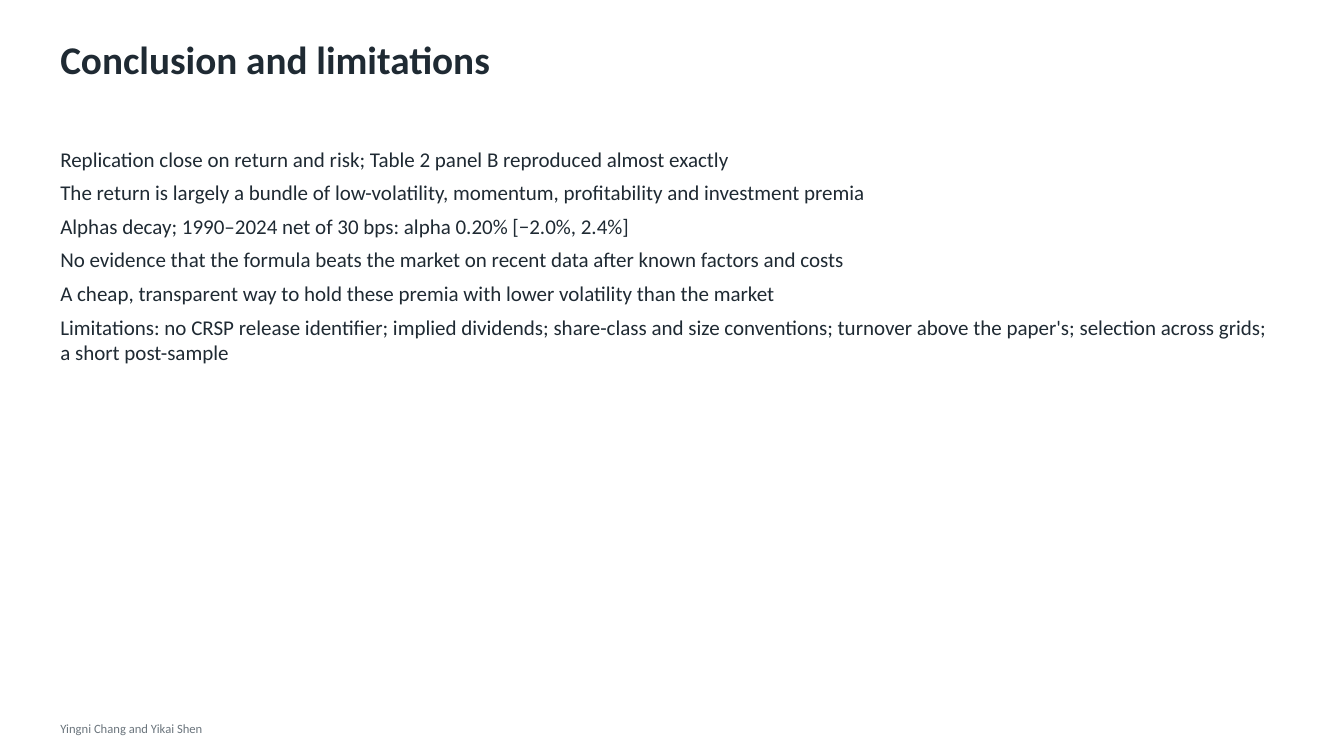
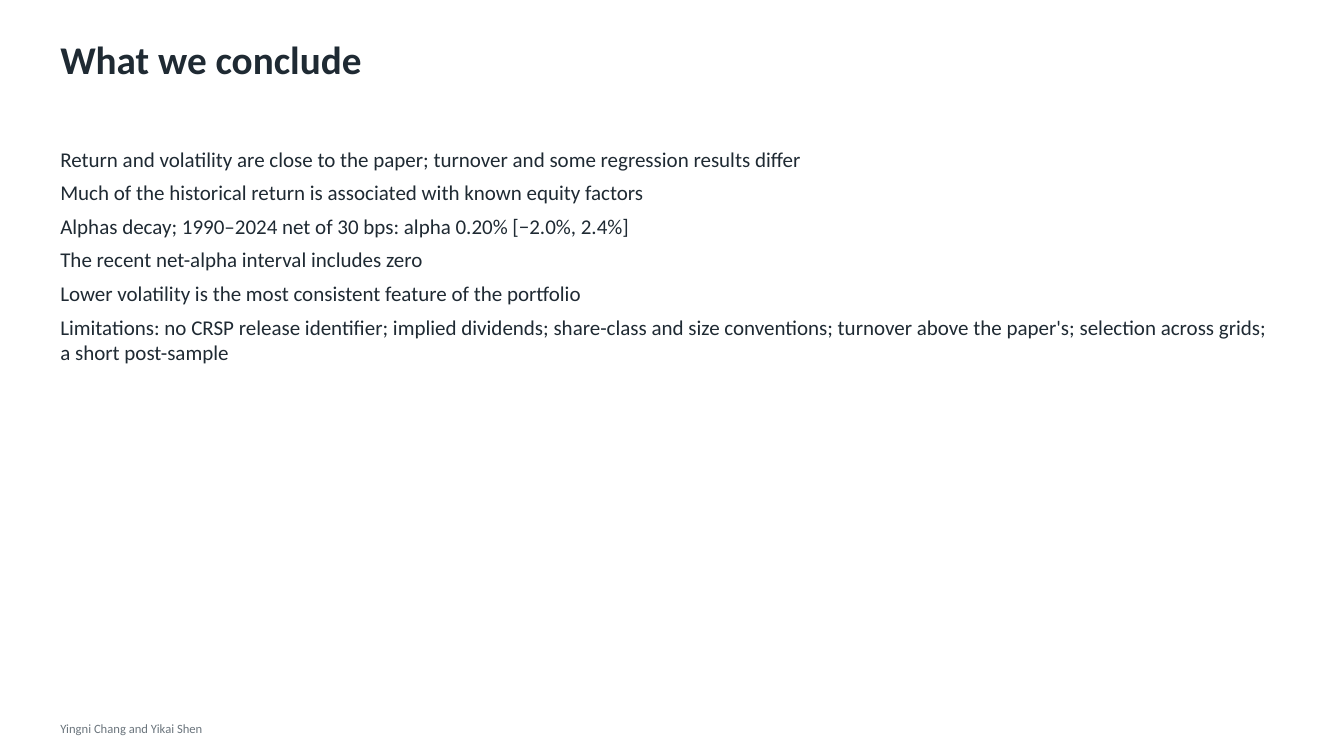
Before and after one commit to yingnichang/MTH9897, a slide deck: slide 17 of Final/presentation/conservative_formula.pptx. Drawn at 1344x756 pixels with LibreOffice and Linux fonts; fonts in the diff are those of the drawing. Boxes give left, top, right and bottom in pixels: in the first picture for what was removed or moved away, otherwise in the second. Text is boxed around its words. In the diff, an @@ line names an element or a change of style, - is before the commit and + after.

```diff
--- a/Final/presentation/conservative_formula.pptx
+++ b/Final/presentation/conservative_formula.pptx
@@ text at bbox=[60, 46, 362, 75]: text changed @@
-Conclusion and limitations
+What we conclude
@@ text at bbox=[60, 152, 800, 204]: text changed @@
-Replication close on return and risk; Table 2 panel B reproduced almost exactly
-The return is largely a bundle of low-volatility, momentum, profitability and investment premia
+Return and volatility are close to the paper; turnover and some regression results differ
+Much of the historical return is associated with known equity factors
@@ text at bbox=[60, 252, 581, 305]: text changed @@
-No evidence that the formula beats the market on recent data after known factors and costs
-A cheap, transparent way to hold these premia with lower volatility than the market
+The recent net-alpha interval includes zero
+Lower volatility is the most consistent feature of the portfolio
```
Also in this commit, not shown: 17 other slides changed, 11 other files.
